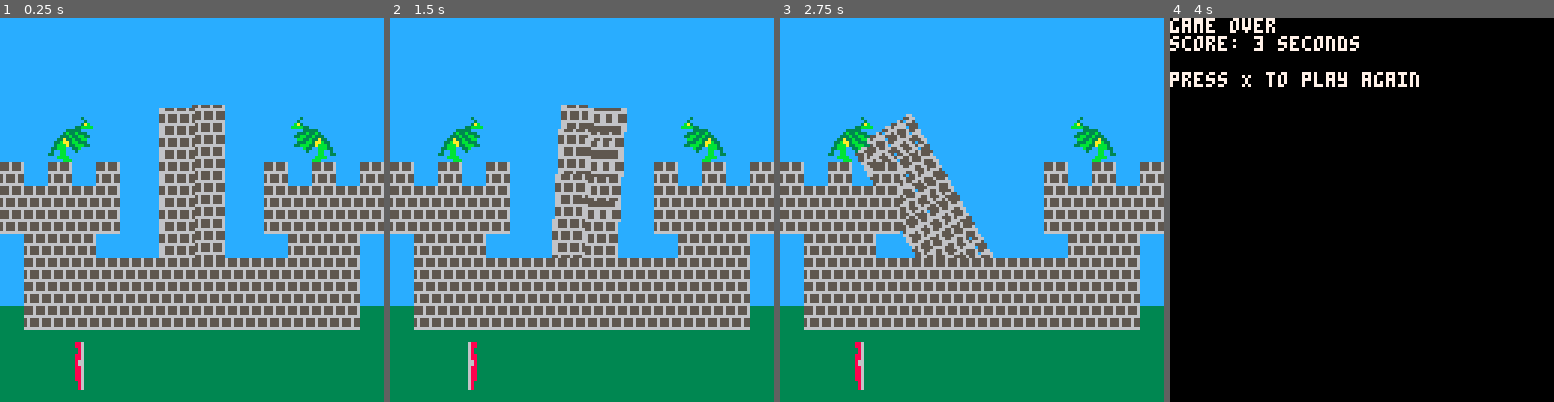
Above: before the commit, frames 1-4 (left to right).
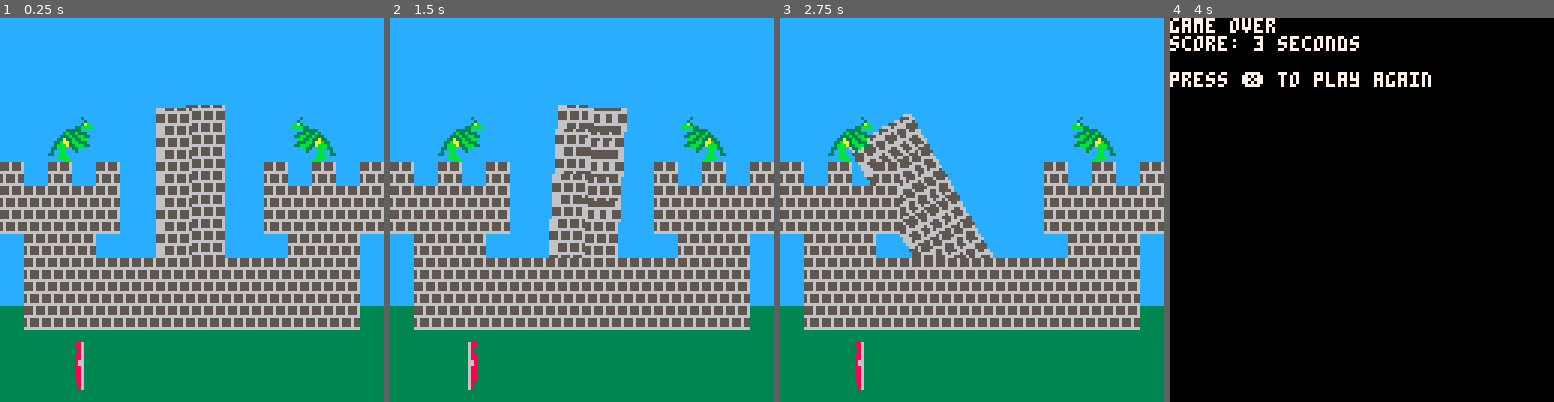
Above: after the commit, the same moments.

Repository: MiniMechMedia/pico8-games
Game: PICO-8 cartridge carts/drifting-keep/drifting-keep.p8
Same seed, same stepped clock (60 frames per second), same inputs: the game is played once before the commit and once after it.
Inputs:
- Up to frame 1 (0.25 s): no input
- Up to frame 2 (1.5 s): tap X (X key) at 0.33, 1.07 s; tap O (Z key) at 0.7 s
- Up to frame 3 (2.75 s): hold Right 1.6-2.1 s; tap O (Z key) at 1.7, 2.1, 2.5 s; tap X (X key) at 1.85 s; hold Up 2.15-2.42 s; hold Right from 2.47 s (still down)
- Up to frame 4 (4 s): tap O (Z key) at 2.9, 3.3, 3.7 s; tap X (X key) at 2.97 s; release Right at 3.03 s; hold Left 3.08-3.58 s; hold Down 3.63-3.97 s

The runs differ from the first frame. In frame 1, 0.5% of the frame differs, in the area x 40-51%, y 22-63%; in frame 2, 0.4%; in frame 3, 0.4%; in frame 4, 0.9%, in the area x 18-68%, y 14-18%.

Commit message:
Improve drifting keep graphics

Diff:
--- a/carts/drifting-keep/drifting-keep.p8
+++ b/carts/drifting-keep/drifting-keep.p8
@@ -1,7 +1,7 @@
 pico-8 cartridge // http://www.pico-8.com
-version 29
+version 36
 __lua__
---drifting keep                  v0.1.0
+--drifting keep                  v0.1.1
 --caterpillar games
 
 
@@ -169,19 +169,21 @@
 -- p3 = upper left
 -- p4 = upper right
 function quadfill(p1, p2, p3, p4, col)
-	local rndlim =  0.01
+	-- local rndlim =  0.01
 	-- basically we're doing a hash here
 	-- srand(gs.tower.angle)
 	local iter = 200
 	for i = 0.01, iter do
-		local x1 = (p1.x - p2.x) * i / iter + p2.x + rnd(rndlim)
-		local y1 = (p1.y - p2.y) * i / iter + p2.y + rnd(rndlim)
-
-		local x2 = (p3.x - p4.x) * i / iter + p4.x + rnd(rndlim)
-		local y2 = (p3.y - p4.y) * i / iter + p4.y + rnd(rndlim)
-
-		-- line(x1, y1, x2, y2, col)
-		tline(x1, y1, x2, y2, 26 + (0 * i / iter), 3 + (gs.tower.width / 8 * i / iter))
+		for offset = -1,0 do
+			local x1 = (p1.x - p2.x) * i / iter + p2.x + offset
+			local y1 = (p1.y - p2.y) * i / iter + p2.y
+
+			local x2 = (p3.x - p4.x) * i / iter + p4.x + offset
+			local y2 = (p3.y - p4.y) * i / iter + p4.y
+
+			-- line(x1, y1, x2, y2, col)
+			tline(x1, y1, x2, y2, 26 + (0 * i / iter), 3 + (gs.tower.width / 8 * i / iter))
+		end
 	end
 end
 
@@ -246,7 +248,7 @@
 	print("game over")
 	print("score: " .. flr(gs.gameOverTime) .. " seconds")
 	print("")
-	print("press X to play again")
+	print("press ❎ to play again")
 end
 
 
Not shown, changed: the thumbnail (__label__) section of carts/drifting-keep/drifting-keep.p8
Not shown, changed: the sound effects (__sfx__) section of carts/drifting-keep/drifting-keep.p8
Not shown, changed: carts/drifting-keep/export/html_export/index.html
Not shown, changed: carts/drifting-keep/export/html_export/index.js
Not shown, changed: carts/drifting-keep/images/cover.png
Not shown, changed: carts/drifting-keep/images/itch-cover.png
